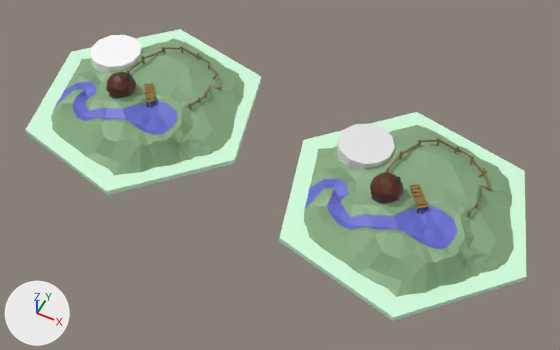
The Blender file src/Plains.blend: old version first, new version second.
Before and after are seen from a camera (50 mm lens) standing at (7.19, -8.69, 10.29) and looking at (3.05, -0.41, -0.06). The lights are fixed; the arrows at lower left show +X, +Y and +Z.

The older version as bpy lines, for what is in view:
```python
ob_base = bpy.data.objects.new('Base', me_cylinder)
ob_base.location = (5.32, -0.11, 0.0)
ob_base.rotation_euler = (0.0, 0.0, -1.824)  # degrees (0, 0, -105)
ob_dock = bpy.data.objects.new('Dock', me_cube)
ob_dock.location = (5.63, -0.37, 0.49)
ob_dock.rotation_euler = (0.0, 0.0, -0.923)  # degrees (0, 0, -53)
ob_dock.scale = (0.0832, 0.0832, -0.00291)
ob_fence = bpy.data.objects.new('Fence', me_cube_013)
ob_fence.location = (6.41, -0.11, 0.48)
ob_fence.rotation_euler = (-1.602, 0.199, -0.266)  # degrees (-92, 11, -15)
ob_fence.scale = (0.012, 0.0108, 0.152)
ob_fence_001 = bpy.data.objects.new('Fence.001', me_cube_046)
ob_fence_001.location = (0.0, 0.0, 0.0)
ob_fence_001.rotation_euler = (-1.602, 0.199, -0.266)  # degrees (-92, 11, -15)
ob_fence_001.scale = (0.012, 0.0108, 0.152)
ob_hut = bpy.data.objects.new('Hut', me_cylinder_003)
ob_hut.location = (5.17, -0.34, 0.78)
ob_hut.rotation_euler = (0.0, 0.0, -4.537)  # degrees (0, 0, -260)
ob_hut.scale = (0.12, 0.12, 0.0803)
ob_plains = bpy.data.objects.new('Plains', me_cylinder_001)
ob_plains.location = (5.32, -0.11, -0.01)
ob_plains.rotation_euler = (0.0, 0.0, -1.824)  # degrees (0, 0, -105)
ob_plains.scale = (0.85, 0.85, 0.85)
ob_stand = bpy.data.objects.new('Stand', me_cylinder_002)
ob_stand.location = (4.31, 0.45, 0.27)
ob_stand.rotation_euler = (0.0, 0.0, -1.824)  # degrees (0, 0, -105)
ob_stand.scale = (1.0, 1.0, 0.269)
```
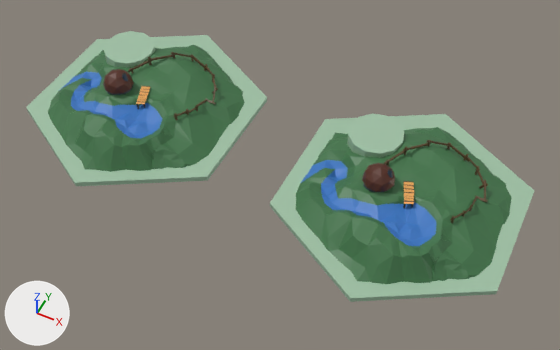
Pixel boxes [x1, y1, x2, y2] of what changed, in the pictures (560 x 350 px; the box of a moved part takes in the faces that stretch with it):
'Fence.001', reshaped, turned, rescaled: before [25, 29, 261, 195]; after [26, 31, 267, 186]
'Plains', recoloured, moved, turned: before [304, 125, 514, 297]; after [296, 127, 512, 284]
'Stand', reshaped, moved, turned: before [337, 123, 395, 169]; after [270, 114, 534, 302]
'Base', deleted: before [279, 112, 527, 321]
'Hut', moved, turned: before [370, 173, 403, 203]; after [362, 163, 396, 192]
'Fence', moved, turned: before [385, 138, 492, 217]; after [384, 140, 488, 223]
part 1 of me_cylinder_001, recoloured: before [304, 125, 514, 297]; after [296, 127, 512, 284]
part 2 of me_cylinder_001, recoloured: before [304, 178, 457, 249]; after [301, 160, 436, 246]
part 3 of me_cube, recoloured: before [410, 185, 428, 208]; after [404, 182, 414, 204]
part 4 of me_cube, recoloured: before [410, 184, 427, 213]; after [403, 181, 414, 209]
part 5 of me_cylinder_002, added (green): after [270, 114, 534, 302]
part 6 of me_cylinder_002, recoloured: before [337, 123, 395, 169]; after [347, 114, 404, 158]
part 7 of me_cube_046, added: after [104, 31, 155, 68]
part 8 of me_cube_046, added (green): after [26, 35, 267, 186]
part 9 of me_cube_046, moved or reshaped: before [51, 38, 244, 176]; after [48, 45, 245, 172]
part 10 of me_cube_046, moved or reshaped: before [144, 83, 155, 107]; after [136, 86, 151, 109]
part 11 of me_cube_046, moved or reshaped: before [106, 72, 136, 97]; after [103, 69, 134, 94]
part 12 of me_cube_046, deleted: before [90, 35, 221, 110]
part 13 of me_cube_046, added: after [128, 52, 218, 121]
part 14 of me_cube_046, deleted (green): before [25, 29, 261, 195]

What changed in the scene script:
```text
Change me_cylinder_001:
    where me_cylinder_001.from_pydata(...)  # 292 vertices, 529 faces; spans x -2.19..2.01, y -2.3..2.34, z -0.05..0.64
    used by ob_plains; location = (5.32, -0.11, -0.01); rotation_euler = (0.0, 0.0, -1.824), in degrees (0, 0, -105); scale = (0.85, 0.85, 0.85)
    me_cylinder_001 part 1: 453 faces centred in x -2.12..1.95, y -2.17..2.3, z 0.0..0.61 are repainted in the vertex colours; the middle colour goes from green #88ac81 to dark green #417549
    me_cylinder_001 part 2: 76 faces centred in x 0.12..1.43, y -1.59..1.27, z 0.1..0.52 are repainted in the vertex colours; the middle colour goes from blue #646acc to blue #3876c2
Change me_cube:
    where me_cube.from_pydata(...)  # 2059 vertices, 932 faces; spans x -4.9..1.1, y -1.0..1.1, z -6.1..48.7
    used by ob_dock; location = (5.63, -0.37, 0.49); rotation_euler = (0.0, 0.0, -0.923), in degrees (0, 0, -53); scale = (0.0832, 0.0832, -0.00291)
    me_cube part 3: 645 faces centred in x -4.6..1.0, y -1.0..1.0, z -5.8..-1.4 are repainted in the vertex colours; the middle colour goes from brown #927637 to orange #e6a85c
    me_cube part 4: 287 faces centred in x -4.9..1.0, y -1.0..1.0, z -2.2..48.7 are repainted in the vertex colours; the middle colour goes from brown #50381e to brown #402f1a
Change me_cylinder_002:
    used by ob_stand; location = (4.31, 0.45, 0.27); rotation_euler = (0.0, 0.0, -1.824), in degrees (0, 0, -105); scale = (1.0, 1.0, 0.269)
    remove me_cylinder_002.from_pydata(...)  # 24 vertices, 14 faces; spans x -0.5..0.5, y -0.5..0.5, z -1.0..1.0
    add me_cylinder_002.from_pydata(...)  # 36 vertices, 22 faces; spans x -1.77..2.23, y -1.18..3.42, z -1.16..1.0
    me_cylinder_002 part 5: a new loose piece, a 6-sided cylinder along z spanning x -1.77..2.23, y -1.18..3.42, z -1.16..-0.79, in mat_material_005
    me_cylinder_002 part 6: 14 faces spanning x -0.5..0.5, y -0.5..0.5, z -1.0..1.0 switch from no material to mat_material_005
Change me_cube_046:
    used by ob_fence_001; location = (0.0, 0.0, 0.0); rotation_euler = (-1.602, 0.199, -0.266), in degrees (-92, 11, -15); scale = (0.012, 0.0108, 0.152)
    remove me_cube_046.from_pydata(...)  # 2671 vertices, 5167 faces; spans x -189.0..188.0, y -81.0..42.0, z -13.0..13.0
    add me_cube_046.from_pydata(...)  # 2671 vertices, 5163 faces; spans x -2.0..2.0, y -2.0..2.0, z 0.0..3.0
    me_cube_046 part 7: a new loose piece, a 12-sided cylinder along z spanning x -0.7..0.3, y -1.6..-0.6, z 0.2..2.2, in mat_material_005
    me_cube_046 part 8: a new loose piece, a 6-sided cylinder along z spanning x -2.0..2.0, y -2.3..2.3, z 0.0..0.37, in mat_material_005
    me_cube_046 part 9: the loose piece of 292 vertices spanning x -161.0..161.0, y -70.0..27.0, z -11.0..12.0 is multiplied about the mesh origin by the matrix ((0.0, 0.0, -0.152), (0.012, -0.002, 0.001), (-0.009, -0.039, -0.017))
    me_cube_046 part 10: the loose piece of 2027 vertices spanning x -10.0..32.0, y -58.0..-42.0, z -2.0..1.0 is scaled about its middle by (0.0073, -0.0491, 0.00309), then moved by (-11.0, 50.0, 3.0)
    me_cube_046 part 11: the loose piece of 26 vertices spanning x -51.0..-5.0, y -75.0..-45.0, z -4.0..-1.0 is scaled about its middle by (0.000153, -0.00612, -0.00557), then moved by (28.0, 60.0, 5.0)
    me_cube_046 part 12: 26 loose pieces with 274 vertices, spanning x -142.0..81.0, y -74.0..24.0, z -4.0..9.0, are deleted
    me_cube_046 part 13: 176 vertices added at x -1.0..0.0, y -1.0..1.0, z 1.0..2.0
    me_cube_046 part 14: 12 vertices removed from x -189.0..188.0, y -51.0..42.0, z -13.0..13.0
Remove ob_base:
    ob_base = bpy.data.objects.new('Base', me_cylinder)
Change ob_plains:
    ob_plains.location: (5.32, -0.11, -0.01) -> (5.19, -0.05, -0.02)
    ob_plains.rotation_euler: (0.0, 0.0, -1.824) -> (0.0, 0.0, -2.102)  # degrees (0, 0, -105) -> degrees (0, 0, -120)
Change ob_stand:
    ob_stand.location: (4.31, 0.45, 0.27) -> (4.37, 0.77, 0.26)
    ob_stand.rotation_euler: (0.0, 0.0, -1.824) -> (0.0, 0.0, -2.102)  # degrees (0, 0, -105) -> degrees (0, 0, -120)
Change ob_hut:
    ob_hut.location: (5.17, -0.34, 0.78) -> (4.98, -0.23, 0.77)
    ob_hut.rotation_euler: (0.0, 0.0, -4.537) -> (0.0, 0.0, -4.815)  # degrees (0, 0, -260) -> degrees (0, 0, -276)
Change ob_fence:
    ob_fence.location: (6.41, -0.11, 0.48) -> (6.24, -0.35, 0.47)
    ob_fence.rotation_euler: (-1.602, 0.199, -0.266) -> (-1.602, 0.199, -0.544)  # degrees (-92, 11, -15) -> degrees (-92, 11, -31)
Change ob_fence_001:
    ob_fence_001.rotation_euler: (-1.602, 0.199, -0.266) -> (0.0, 0.0, -2.102)  # degrees (-92, 11, -15) -> degrees (0, 0, -120)
    ob_fence_001.scale: (0.012, 0.0108, 0.152) -> (1.0, 1.0, 0.269)
```
